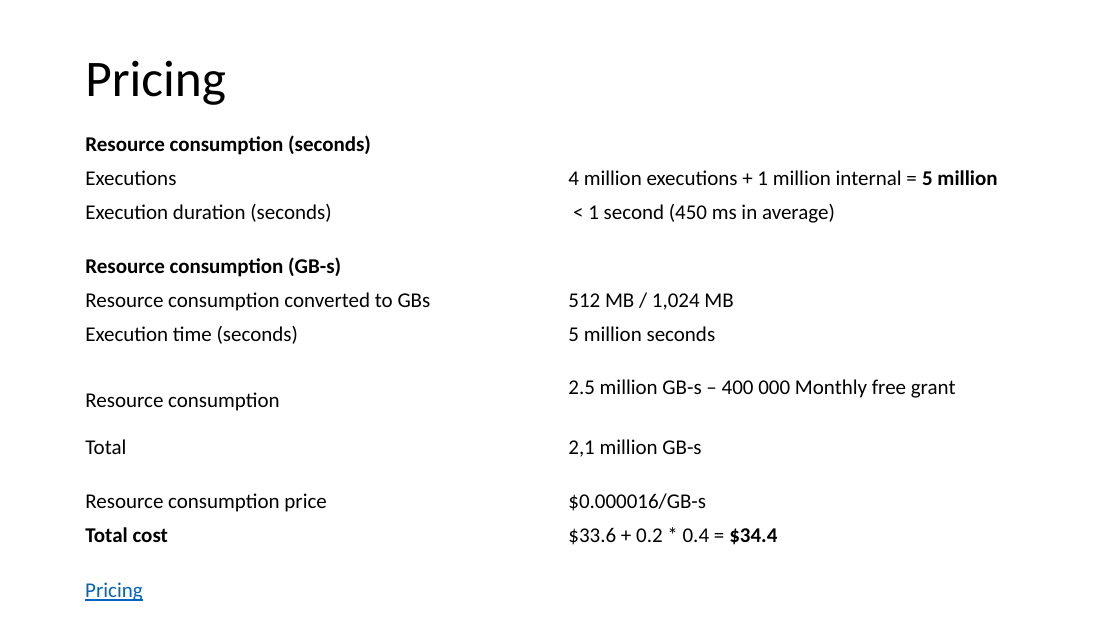
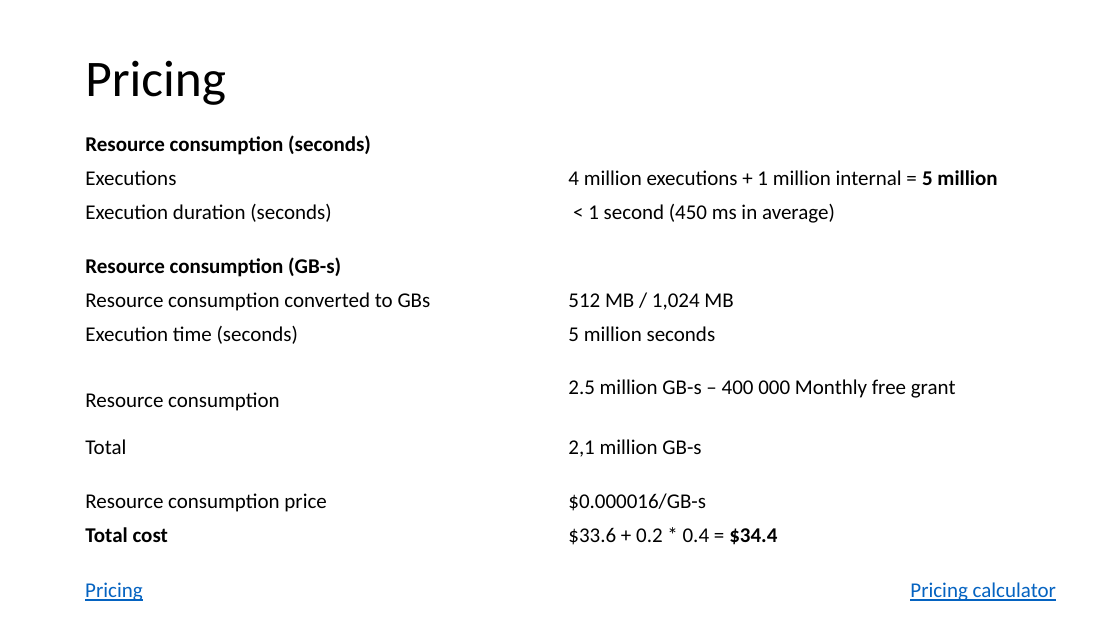
Before and after one commit to Dekorg/TrackApartmentsApp, a slide deck: slide 8 of Presentation/Azure Functions.pptx. Drawn at 1120x630 pixels with LibreOffice and Linux fonts; fonts in the diff are those of the drawing. Boxes give left, top, right and bottom in pixels: in the first picture for what was removed or moved away, otherwise in the second. Text is boxed around its words. In the diff, an @@ line names an element or a change of style, - is before the commit and + after.

```diff
--- a/Presentation/Azure Functions.pptx
+++ b/Presentation/Azure Functions.pptx
@@ text added at [910,582,1056,601], 18 pt, text #0563C1, underline @@
+Pricing calculator
```
Also in this commit, not shown: 4 other slides changed, 3 slides added, 1 other file.
